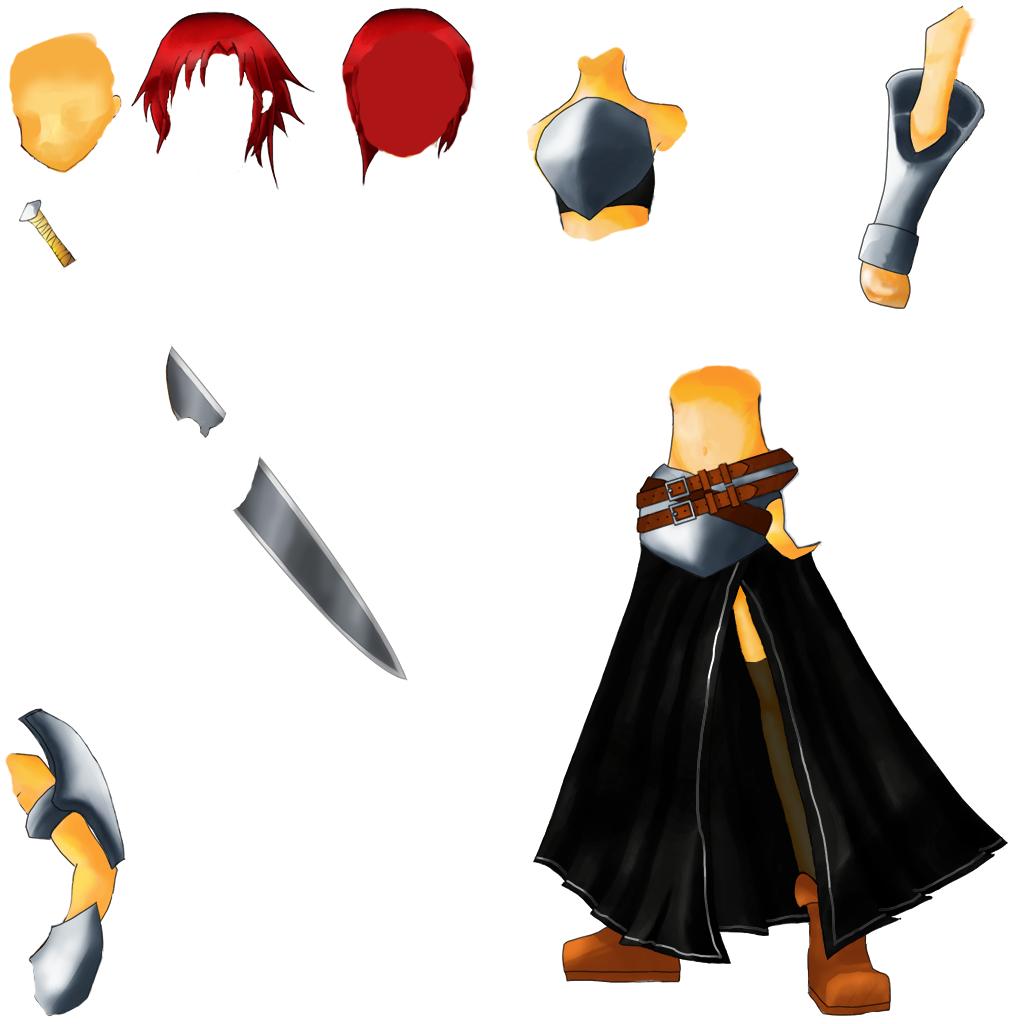
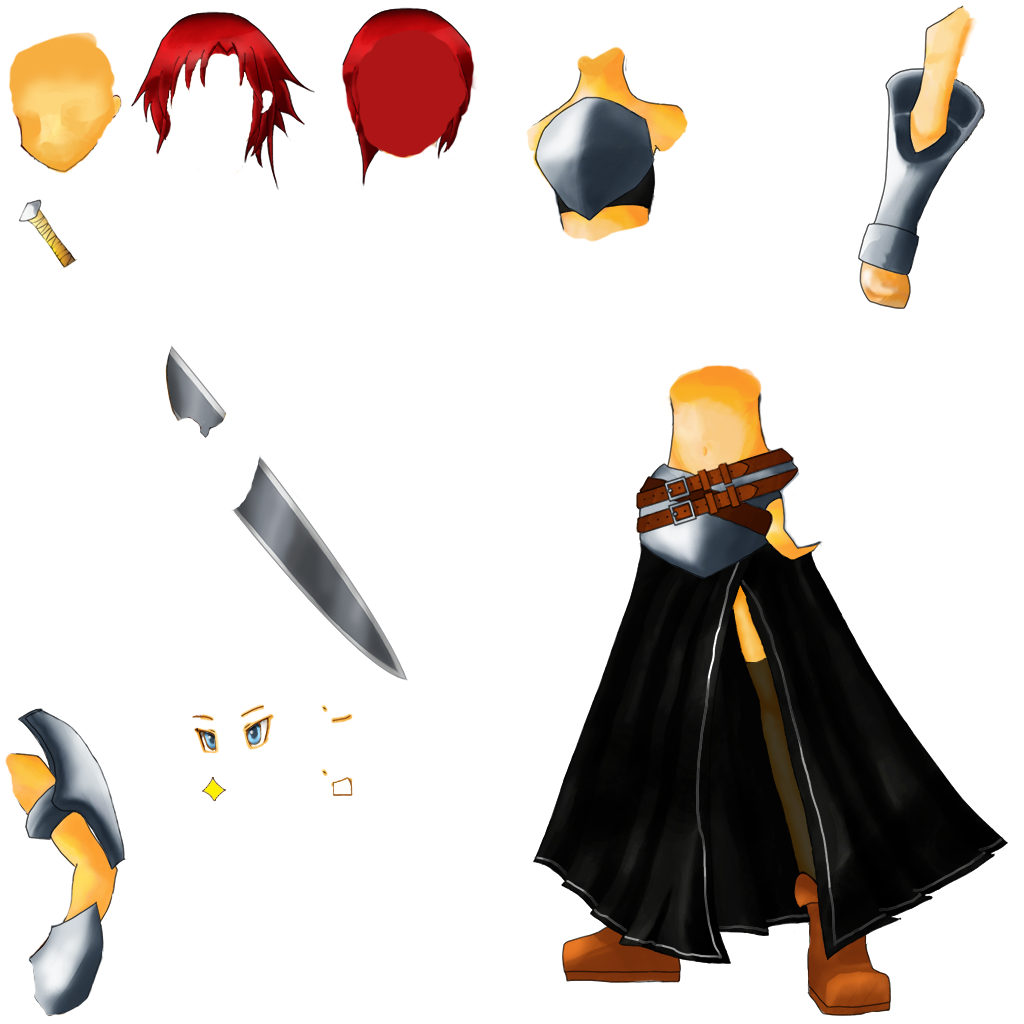
Revision of a layered 1024px x 1024px image; what changed, layer by layer:
painted on "体" over [654, 141, 663, 152]
painted on "左手" over [14, 141, 663, 799]
added layer "鼻口 2" above "鼻口" over [321, 768, 353, 796]
added layer "鼻口" above "目2" over [321, 704, 353, 724]
added layer "目2" above "目" over [202, 777, 272, 802]
added layer "目" above "圖層 0" over [192, 704, 274, 761]
